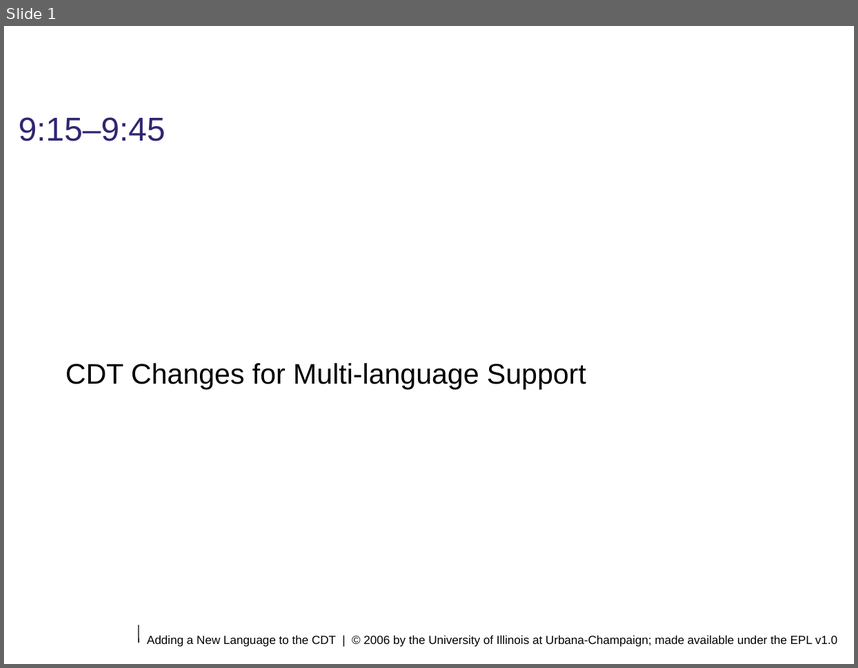
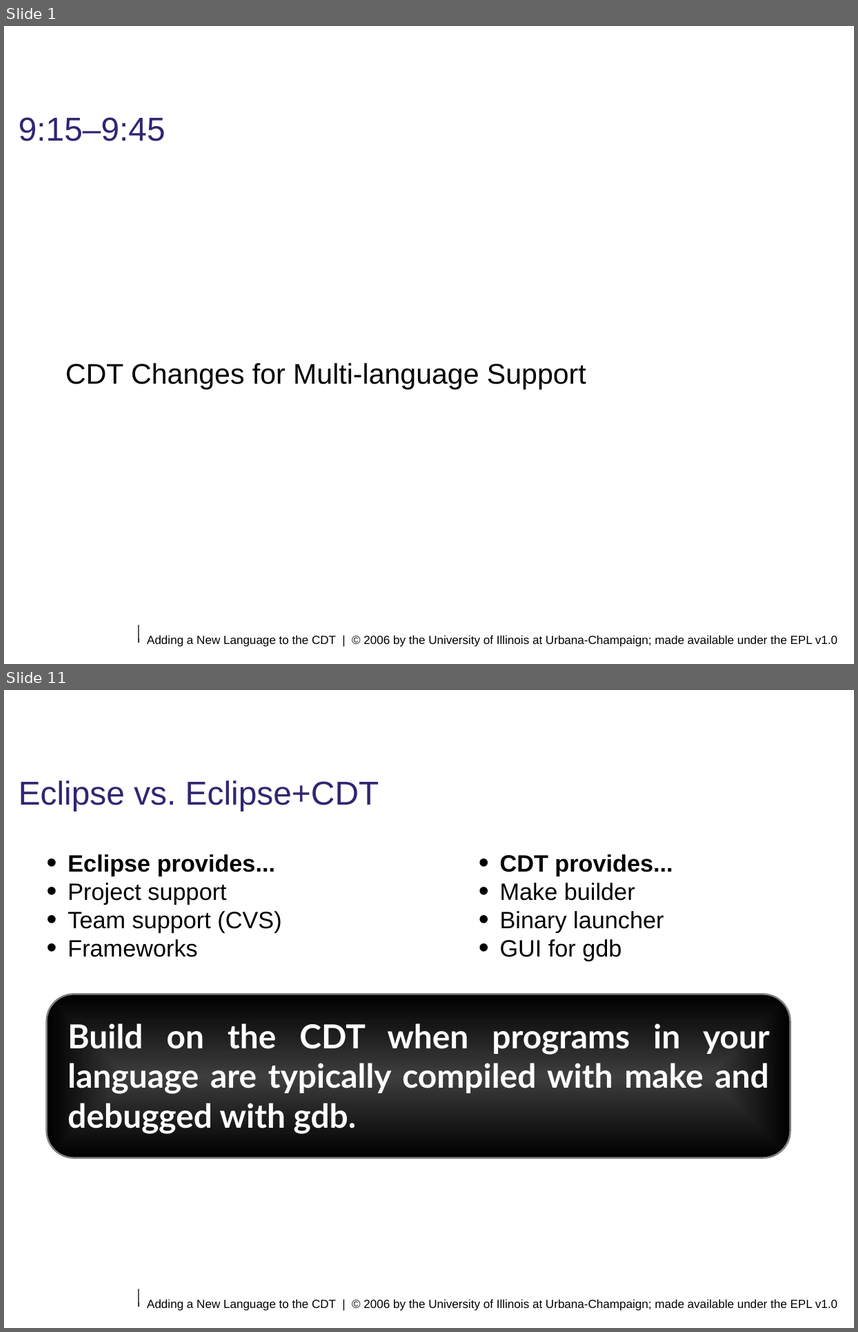
Before and after one commit to eclipse-ptp/ptp.photran, a slide deck: org.eclipse.photran-dev-docs/eclipsecon-2006/cdt-changes-for-multilanguage-support.odp. Shown one above the other, each under a label of ours: slide 1 before the commit, slides 1 and 11 after it; the slides between them are not shown. The pictures are 858x668 and 858x1332 pixels, drawn with LibreOffice and Linux fonts; fonts in the diff are those of the drawing; background and template pictures are left out. Boxes give left, top, right and bottom in pixels: in the first picture for what was removed or moved away, otherwise in the second. Text is boxed around its words. In the diff, an @@ line names an element or a change of style, - is before the commit and + after.

```diff
--- a/org.eclipse.photran-dev-docs/eclipsecon-2006/cdt-changes-for-multilanguage-support.odp
+++ b/org.eclipse.photran-dev-docs/eclipsecon-2006/cdt-changes-for-multilanguage-support.odp
@@ slide 11 added at (x1=4, y1=690, x2=854, y2=1328), background #FFFFFF; not listed: 2 template elements that a slide beside it also shows @@
@@ title added at (x1=18, y1=780, x2=379, y2=811), 28 pt, text #2F2672 @@
+Eclipse vs. Eclipse+CDT
@@ text added at (x1=67, y1=854, x2=281, y2=957), 20 pt, text #000000 @@
+• Eclipse provides...
+• Project support
+• Team support (CVS)
+• Frameworks
@@ text added at (x1=500, y1=854, x2=673, y2=961), 20 pt, text #000000 @@
+• CDT provides...
+• Make builder
+• Binary launcher
+• GUI for gdb
@@ rounded rectangle added at (x1=47, y1=994, x2=791, y2=1158), fill gradient #000000, outline #808080 1.45 pt @@
@@ text added at (x1=67, y1=1023, x2=770, y2=1134), 28 pt, text #FFFFFF, bold @@
+Build on the CDT when programs in your language are typically compiled with make and debugged with gdb.
```
Also in this commit, not shown: 20 other slides added.
